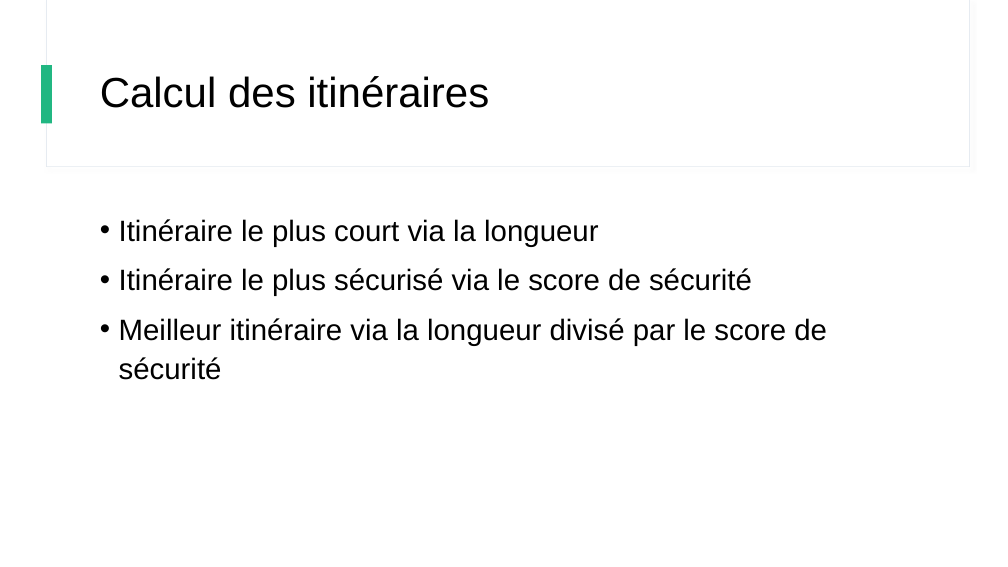
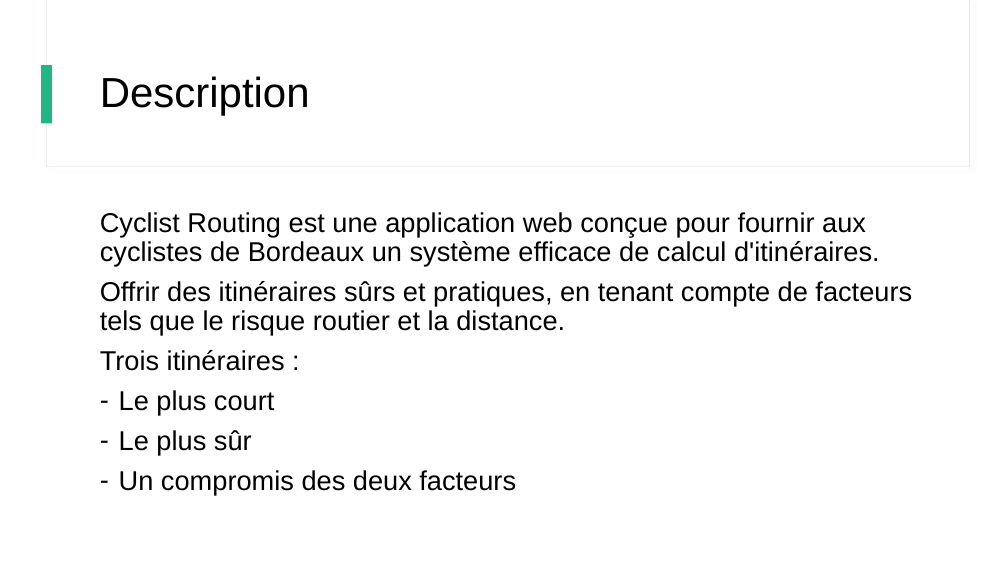
Before and after one commit to leo-grandmorcel/cyclist-bordeaux-routing, a slide deck: slide 7 of shortpres.pptx (slide 4 before the commit). Drawn at 1008x567 pixels with LibreOffice and Linux fonts; fonts in the diff are those of the drawing. Boxes give left, top, right and bottom in pixels: in the first picture for what was removed or moved away, otherwise in the second. Text is boxed around its words. In the diff, an @@ line names an element or a change of style, - is before the commit and + after.

```diff
--- a/shortpres.pptx
+++ b/shortpres.pptx
@@ title at <box>100,76,310,116</box>: text changed @@
-Calcul des itinéraires
+Description
@@ text at <box>100,212,912,495</box>: text changed; size 28 to 25.9 pt @@
-• Itinéraire le plus court via la longueur
-• Itinéraire le plus sécurisé via le score de sécurité
-• Meilleur itinéraire via la longueur divisé par le score de sécurité
+Cyclist Routing est une application web conçue pour fournir aux cyclistes de Bordeaux un système efficace de calcul d'itinéraires.
+Offrir des itinéraires sûrs et pratiques, en tenant compte de facteurs tels que le risque routier et la distance.
+Trois itinéraires :
+– Le plus court
+– Le plus sûr
+– Un compromis des deux facteurs
```
Also in this commit, not shown: 2 other slides changed, 6 slides added, 2 slides removed, 1 other file.
